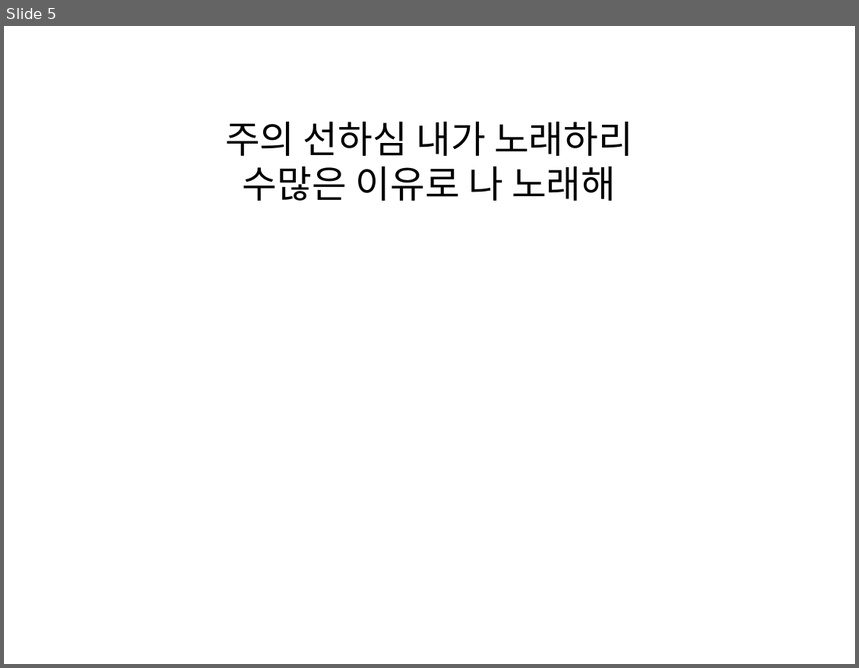
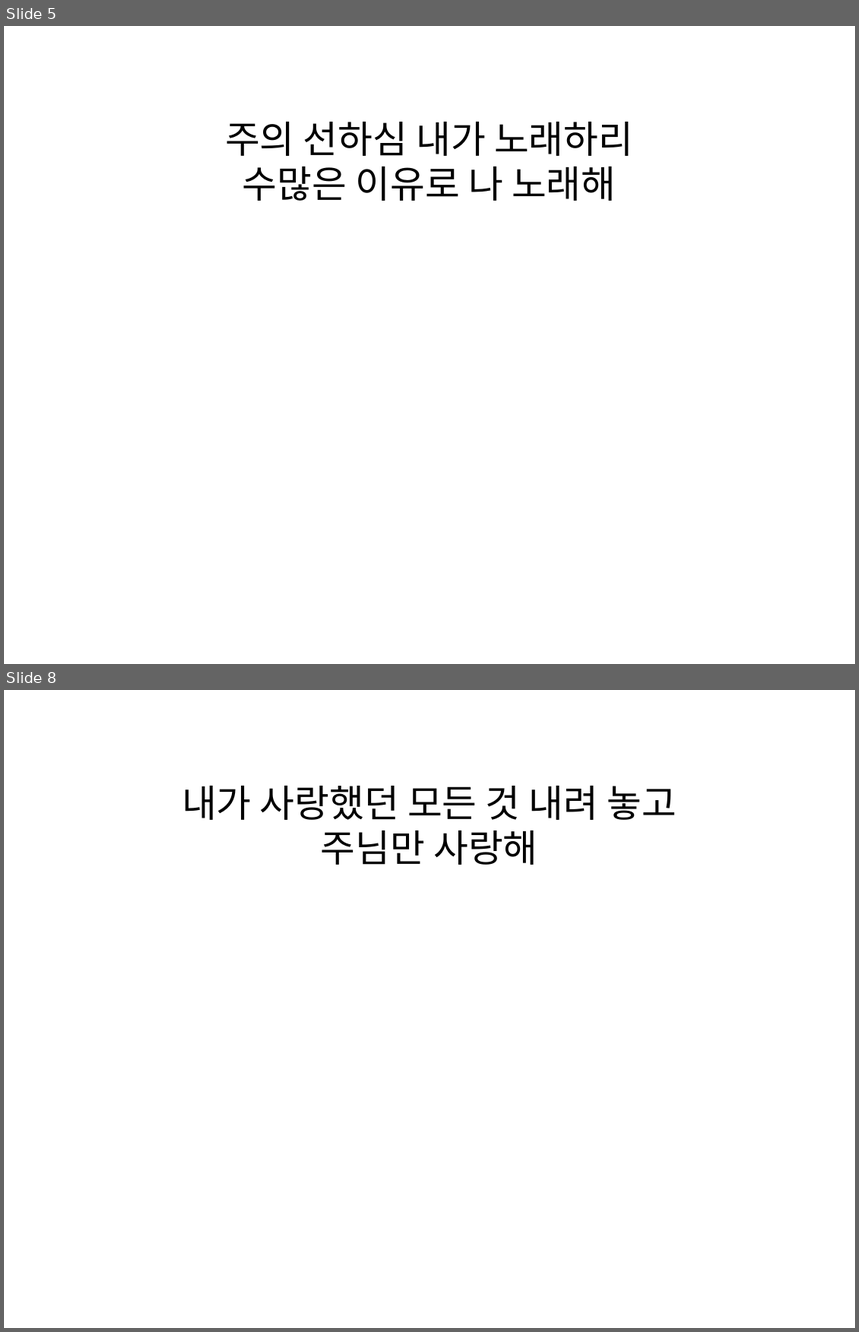
Before and after one commit to daeryuk/MusicSheetToPPT, a slide deck: static/output.pptx. Shown one above the other, each under a label of ours: slide 5 before the commit, slides 5 and 8 after it; the slides between them are not shown. The pictures are 859x668 and 859x1332 pixels, drawn with LibreOffice and Linux fonts; fonts in the diff are those of the drawing. Boxes give left, top, right and bottom in pixels: in the first picture for what was removed or moved away, otherwise in the second. Text is boxed around its words. In the diff, an @@ line names an element or a change of style, - is before the commit and + after.

```diff
--- a/static/output.pptx
+++ b/static/output.pptx
@@ slide 8 added at [4, 690, 855, 1328], background #FFFFFF @@
@@ text added at [182, 786, 677, 865], 32 pt, text #000000 @@
+내가 사랑했던 모든 것 내려 놓고
+주님만 사랑해
```
Also in this commit, not shown: 1 slide changed, 4 other slides added, 6 slides removed, 2 other files.
